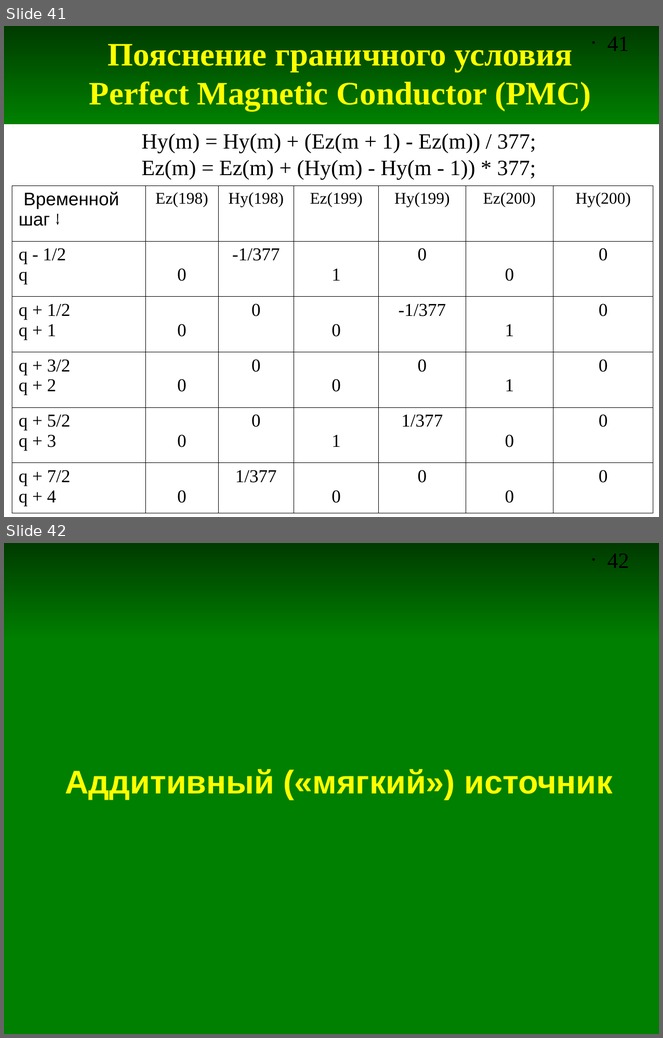
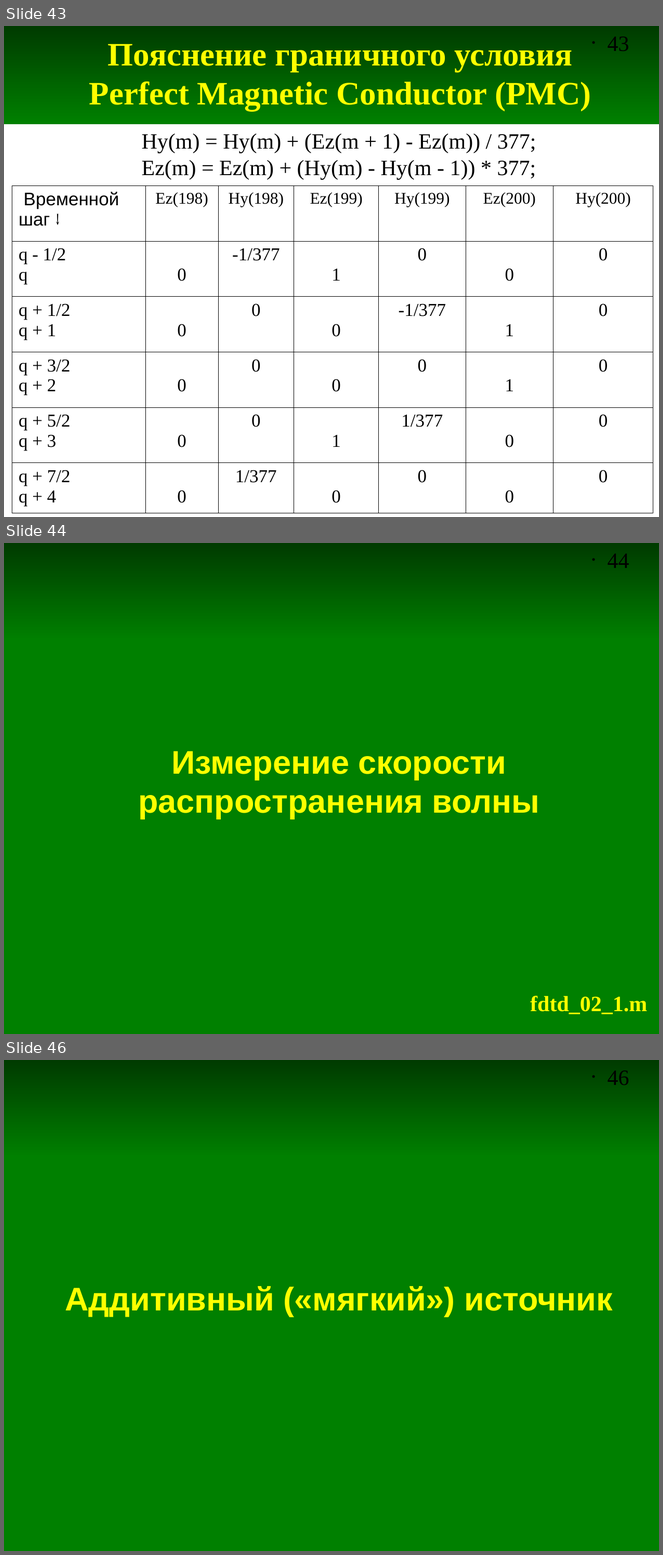
Before and after one commit to andris0147sv/modelling, a slide deck: presentations/2. FDTD.odp. Shown one above the other, each under a label of ours: slides 41 and 42 before the commit, slides 43, 44 and 46 after it; the slides between them are not shown. The pictures are 663x1038 and 663x1555 pixels, drawn with LibreOffice and Linux fonts; fonts in the diff are those of the drawing. Boxes give left, top, right and bottom in pixels: in the first picture for what was removed or moved away, otherwise in the second. Text is boxed around its words. In the diff, an @@ line names an element or a change of style, - is before the commit and + after.

Commit message:
Добавлены слайды для измерения скорости распространения волны и отображения компонент поля E и H

```diff
--- a/presentations/2. FDTD.odp
+++ b/presentations/2. FDTD.odp
@@ slide 44 added at (4,543,659,1034), background #FFFFFF; not listed: 2 template elements that a slide beside it also shows @@
@@ rectangle added at (4,639,659,1034), fill #008000, outline #008000 0 pt @@
@@ title added at (138,751,540,819), 36 pt, text #FFFF00, bold @@
+Измерение скорости распространения волны
@@ text added at (530,996,647,1015), 24 pt, text #FFFF00, bold @@
+fdtd_02_1.m
@@ what was slide 41 is now slide 43 @@
@@ page number at (608,36,630,51): text changed @@
-• 41
+• 43
@@ what was slide 42 is now slide 46 @@
@@ page number at (608,1070,630,1085): text changed @@
-• 42
+• 46
```
Also in this commit, not shown: 11 other slides added.
